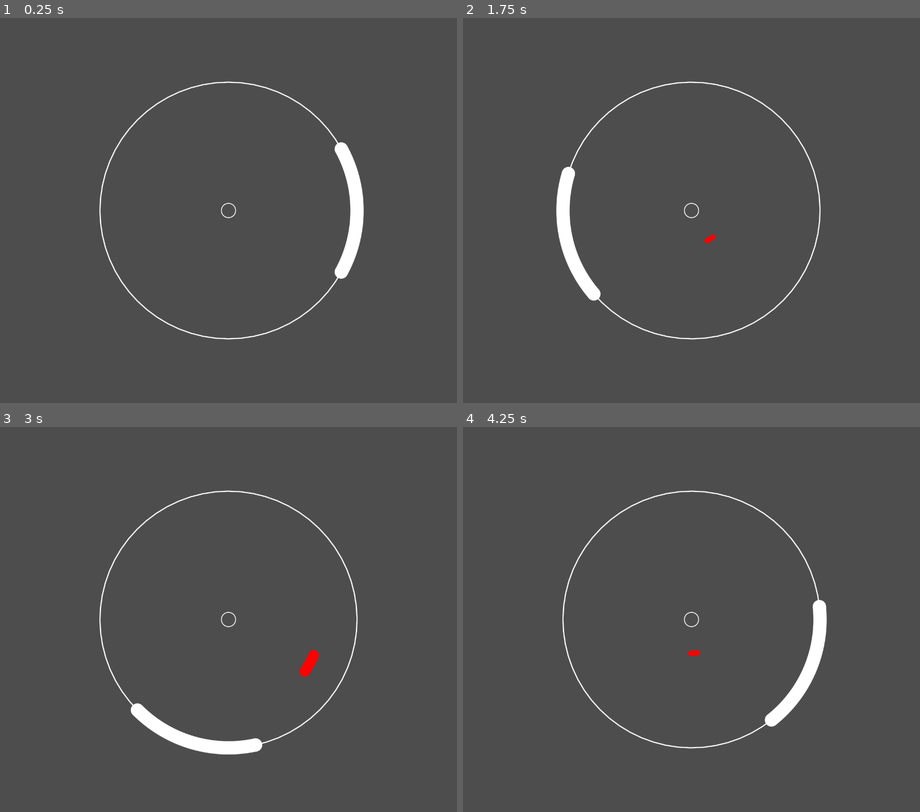
Above: before the commit, frames 1-4 (two rows, left to right).
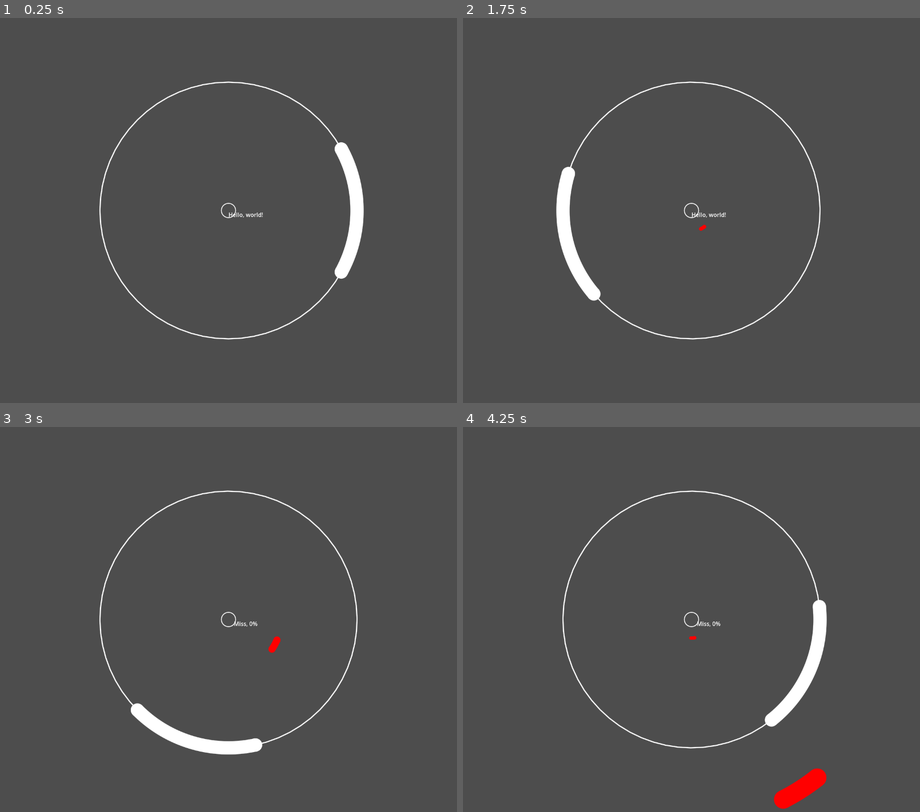
Above: after the commit, the same moments.

Repository: mougeee/marvelous-x
Game: Godot game, scene res://playing_scene.tscn
Same seed, same stepped clock (60 frames per second), same inputs: the game is played once before the commit and once after it. The project has no main scene, so this scene is started directly. Sound files missing from this copy of the repository are replaced by a short silence.
Inputs (mouse positions are in pixels of both pictures, inside the frame that each line leads up to):
- Up to frame 1 (0.25 s): no input
- Up to frame 2 (1.75 s): tap Enter at 0.5 s; move the mouse to (792, 191) at 0.52 s; hold D (RightPress) 0.53-1.28 s; tap Space (CriticalPress) at 0.6, 1.25, 1.35 s; move the mouse to (600, 229) at 1.27 s; hold S (LeftPress) from 1.28 s (still down)
- Up to frame 3 (3 s): move the mouse to (274, 534) at 2.02 s; release S (LeftPress) at 2.03 s; hold D (RightPress) from 2.03 s (still down); tap Space (CriticalPress) at 2.1, 2.85 s; tap Enter at 2.75 s; move the mouse to (205, 696) at 2.77 s
- Up to frame 4 (4.25 s): move the mouse to (828, 677) at 3.52 s; release D (RightPress) at 3.53 s; hold S (LeftPress) from 3.53 s (still down); tap Space (CriticalPress) at 3.6 s

The runs differ from the first frame. In frame 1, less than 0.1% of the frame differs, in the area x 50-58%, y 50-52%; in frame 2, 0.1%; in frame 3, 0.3%; in frame 4, 0.7%, in the area x 49-80%, y 50-100%.

Commit message:
display accuracy

Diff:
--- a/approach_note.gd
+++ b/approach_note.gd
@@ -2,6 +2,8 @@
 
 const Keys = preload("res://globals.gd").Keys
 const color_map = preload("res://globals.gd").color_map
+const Judgements = preload("res://globals.gd").Judgements
+const judgement_info = preload("res://globals.gd").judgement_info
 
 var radius = 0
 var coverage = 0.4
@@ -13,6 +15,8 @@
 @export var speed = 1.0
 var processed = false
 
+signal pressed
+
 
 # Called when the node enters the scene tree for the first time.
 func _ready() -> void:
@@ -22,8 +26,6 @@
 
 	if key == Keys.CRITICAL:
 		coverage = TAU
-
-	position = get_window().size / 2
 
 
 func is_covered() -> bool:
@@ -43,7 +45,7 @@
 
 	var dt = (process - 1.0) * speed
 	if not processed:
-		if abs(dt) <= 0.100 and (
+		if abs(dt) <= judgement_info[Judgements.MISS][2] and (
 			key == Keys.CRITICAL and Input.is_action_just_pressed("CriticalPress")
 			or is_covered() and (
 				key == Keys.LEFT and Input.is_action_just_pressed("LeftPress")
@@ -51,20 +53,17 @@
 			)
 		):
 			processed = true
-			if abs(dt) <= 0.020:
-				print('Marvelous ', dt)
-			elif abs(dt) <= 0.040:
-				print('Splendid ', dt)
-			elif abs(dt) <= 0.070:
-				print('Great ', dt)
-			else:
-				print('OK ', dt)
+			for i in range(judgement_info.size() - 1):
+				if abs(dt) <= judgement_info[i][2]:
+					pressed.emit(i)
+					break
+			print(dt)
 			queue_free()
-		elif dt > 0.100:
-			print("Miss")
+		elif dt > judgement_info[Judgements.MISS][2]:
+			pressed.emit(Judgements.MISS)
 			processed = true
 
-	if dt > 0.065 and radius > (get_window().size/2).length():
+	if dt > judgement_info[Judgements.MISS][2] and radius > (get_window().size/2).length():
 		queue_free()
 
 
--- a/globals.gd
+++ b/globals.gd
@@ -1,2 +1,16 @@
 enum Keys {LEFT, RIGHT, CRITICAL}
-const color_map = {Keys.LEFT: Color.RED, Keys.RIGHT: Color.BLUE, Keys.CRITICAL: Color.YELLOW}
+const color_map = {
+	Keys.LEFT: Color.RED,
+	Keys.RIGHT: Color.BLUE,
+	Keys.CRITICAL: Color.YELLOW
+}
+
+enum Judgements {MARVELOUS, SPLENDID, GREAT, OK, MISS}
+# [Judgement, Label, Precision, Accuracy]
+const judgement_info = {
+	Judgements.MARVELOUS: [Judgements.MARVELOUS, "Marvelous", 0.020, 100],
+	Judgements.SPLENDID: [Judgements.SPLENDID, "Splendid", 0.040, 100],
+	Judgements.GREAT: [Judgements.GREAT, "Great", 0.065, 70],
+	Judgements.OK: [Judgements.OK, "OK", 0.100, 20],
+	Judgements.MISS: [Judgements.MISS, "Miss", 0.100, 0],
+}
--- a/note_frame.gd
+++ b/note_frame.gd
@@ -9,8 +9,6 @@
 	radius = get_window().size.y / 3
 	width = radius / 20
 	queue_redraw()
-
-	position = get_window().size / 2
 
 
 # Called when the node enters the scene tree for the first time.
@@ -24,7 +22,7 @@
 
 # Called every frame. 'delta' is the elapsed time since the previous frame.
 func _process(delta: float) -> void:
-	var mouse_delta = get_global_mouse_position() - position
+	var mouse_delta = get_global_mouse_position() - get_parent().position
 	rotation = lerp_angle(rotation, mouse_delta.angle(), 0.5)
 
 	if mouse_delta.length() > radius:
--- a/playing_scene.gd
+++ b/playing_scene.gd
@@ -1,13 +1,19 @@
 extends Node2D
+
+const Judgements = preload("res://globals.gd").Judgements
+const judgement_info = preload("res://globals.gd").judgement_info
 
 var ApproachNote = preload("res://approach_note.tscn")
 var time_begin
+var offset = 0.090
 
 
 # Called when the node enters the scene tree for the first time.
 func _ready() -> void:
 	time_begin = Time.get_ticks_usec()
 	$AudioStreamPlayer.play()
+
+	position = get_viewport_rect().size / 2
 
 
 # [time, angle, coverage, speed, key]
@@ -33,6 +39,7 @@
 	#var time = $AudioStreamPlayer.get_playback_position()
 	time -= AudioServer.get_time_since_last_mix()
 	time -= AudioServer.get_output_latency()
+	time -= offset
 
 	while next_index < notes.size() and notes[next_index][0] - 1.0/notes[next_index][3] < time:
 		var note = notes[next_index]
@@ -42,6 +49,7 @@
 		approach_note.coverage = note[2]
 		approach_note.speed = note[3]
 		approach_note.key = note[4]
+		approach_note.pressed.connect(_on_approach_note_pressed)
 		add_child(approach_note)
 
 		next_index += 1
@@ -50,3 +58,35 @@
 		next_index = 0
 		$AudioStreamPlayer.play()
 		time_begin = Time.get_ticks_usec()
+
+
+var marvelous_count = 0
+var splendid_count = 0
+var great_count = 0
+var ok_count = 0
+var miss_count = 0
+
+
+func _on_approach_note_pressed(judgement: Judgements):
+	var j_info = judgement_info[judgement]
+
+	if j_info[0] == Judgements.MARVELOUS:
+		marvelous_count += 1
+	if j_info[0] == Judgements.SPLENDID:
+		splendid_count += 1
+	if j_info[0] == Judgements.GREAT:
+		great_count += 1
+	if j_info[0] == Judgements.OK:
+		ok_count += 1
+	if j_info[0] == Judgements.MISS:
+		miss_count += 1
+
+	var accuracy = (float) (
+		marvelous_count * judgement_info[Judgements.MARVELOUS][3]
+		+ splendid_count * judgement_info[Judgements.SPLENDID][3]
+		+ great_count * judgement_info[Judgements.GREAT][3]
+		+ ok_count * judgement_info[Judgements.OK][3]
+		+ miss_count * judgement_info[Judgements.MISS][3]
+	) / (marvelous_count + splendid_count + great_count + ok_count + miss_count)
+
+	$Judgement.text = "{}, {}%".format([j_info[1], accuracy], "{}")
--- a/playing_scene.tscn
+++ b/playing_scene.tscn
@@ -11,3 +11,11 @@
 
 [node name="AudioStreamPlayer" type="AudioStreamPlayer" parent="."]
 stream = ExtResource("3_gwyby")
+
+[node name="Judgement" type="Label" parent="."]
+offset_right = 98.0
+offset_bottom = 23.0
+text = "Hello, world!"
+horizontal_alignment = 1
+vertical_alignment = 1
+metadata/_edit_use_anchors_ = true
